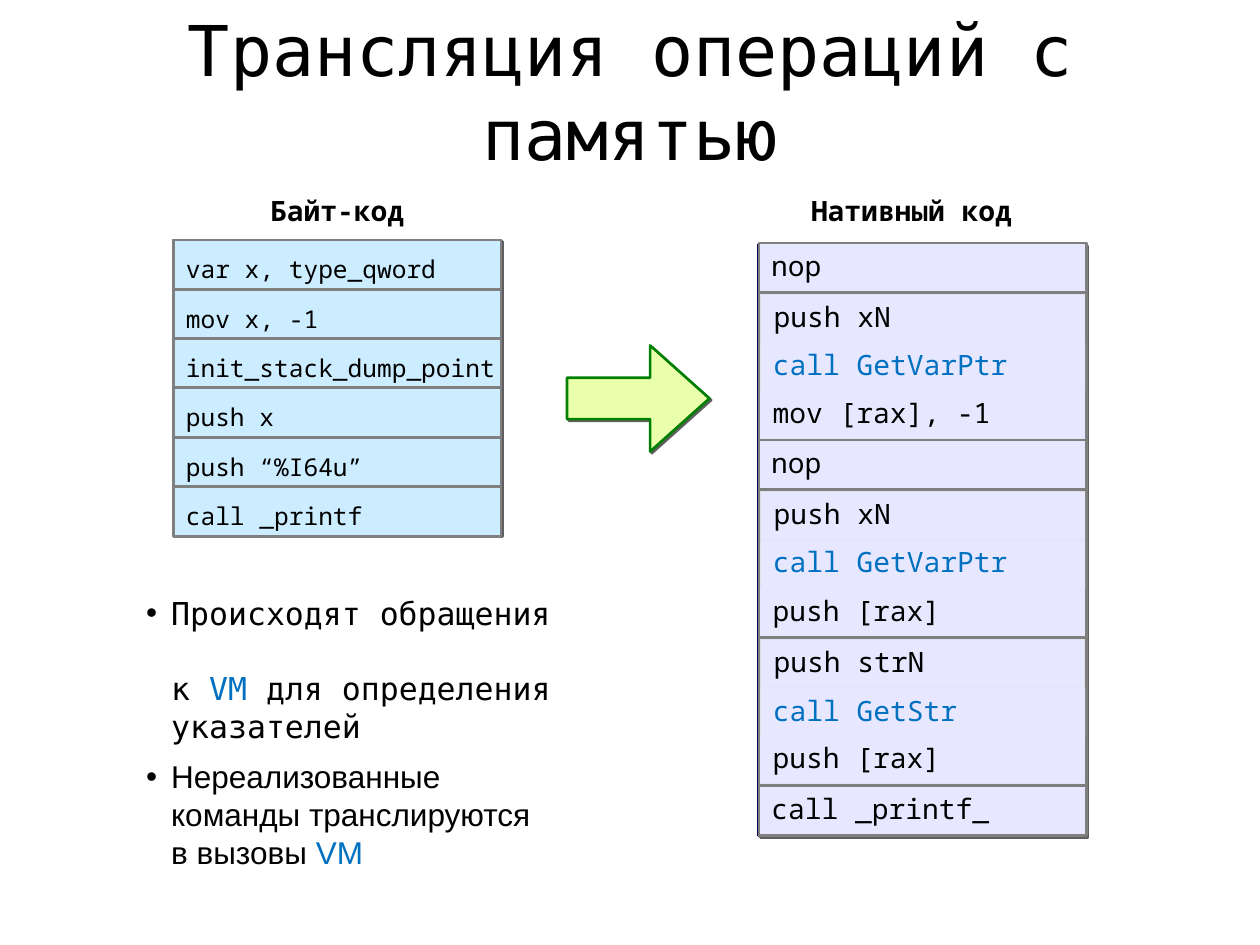
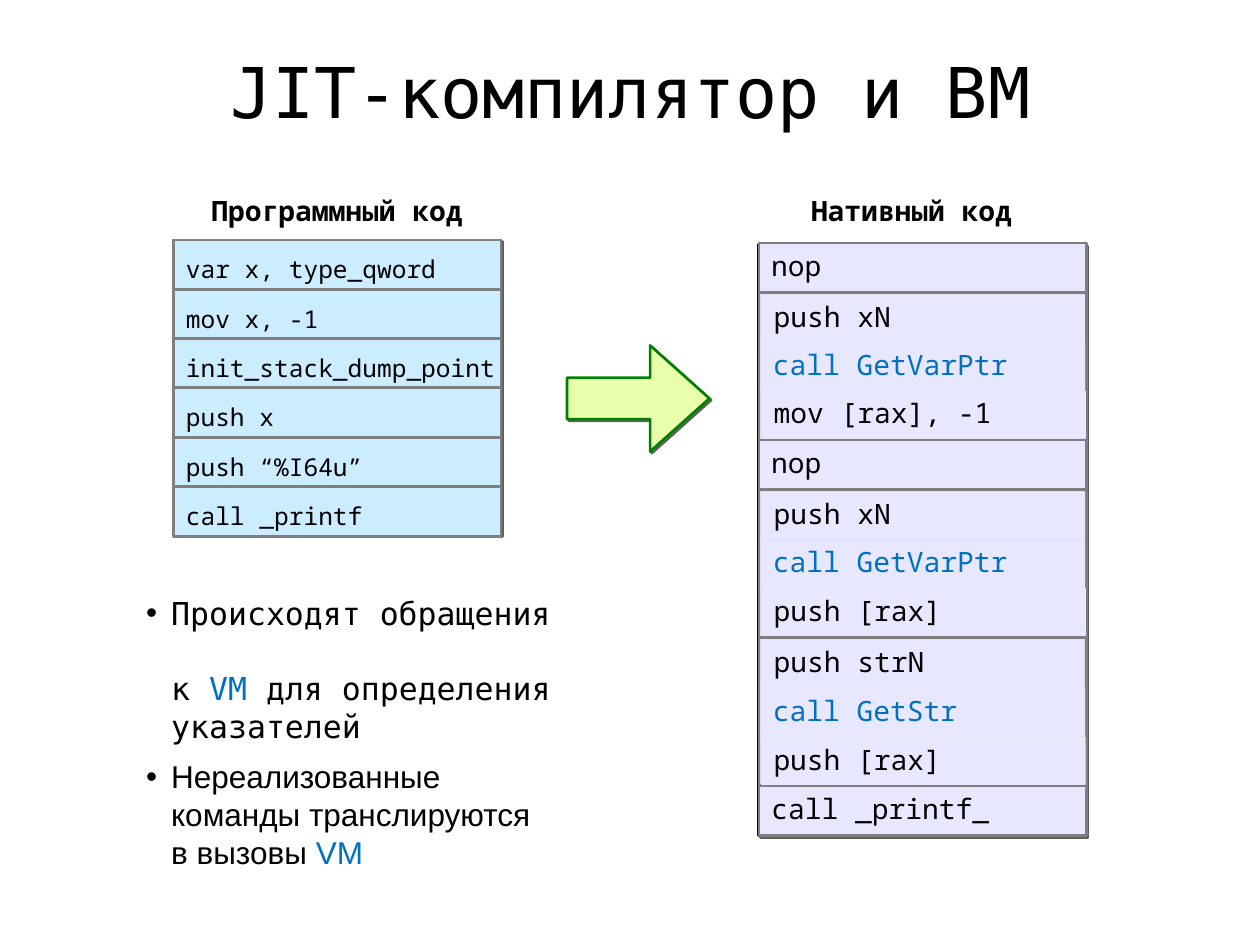
Before and after one commit to rafdp/ScriptCompiler, a slide deck: slide 13 of JIT.ppt (slide 10 before the commit). Drawn at 1260x945 pixels with LibreOffice and Linux fonts; fonts in the diff are those of the drawing. Boxes give left, top, right and bottom in pixels: in the first picture for what was removed or moved away, otherwise in the second. Text is boxed around its words. In the diff, an @@ line names an element or a change of style, - is before the commit and + after.

```diff
--- a/JIT.ppt
+++ b/JIT.ppt
@@ title at (230,67,1030,132): text changed @@
-Трансляция операций с памятью
+JIT-компилятор и ВМ
@@ text at (211,199,462,228): text changed @@
-Байт-код
+Программный код
```
Also in this commit, not shown: 8 other slides changed, 5 slides added, 3 slides removed.
